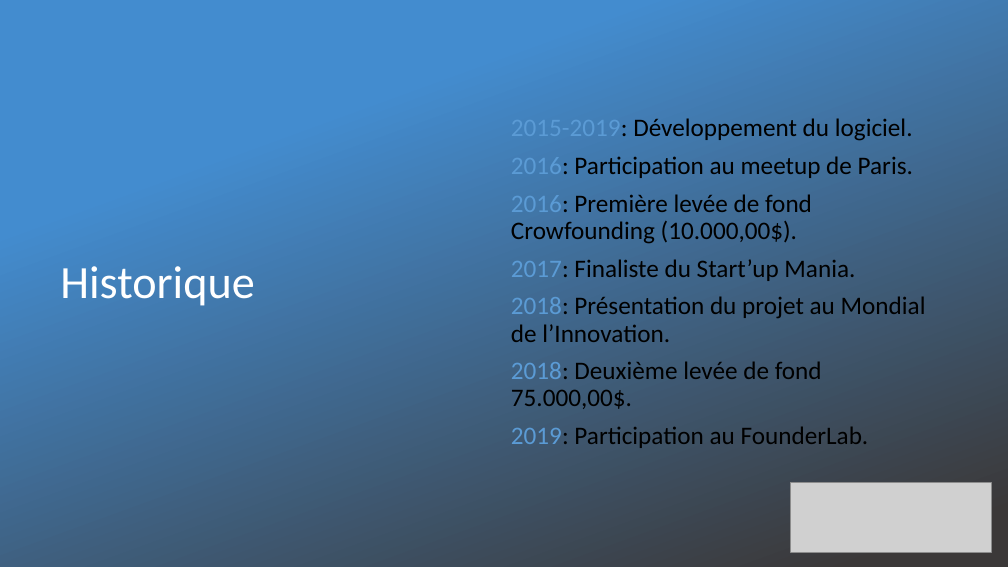
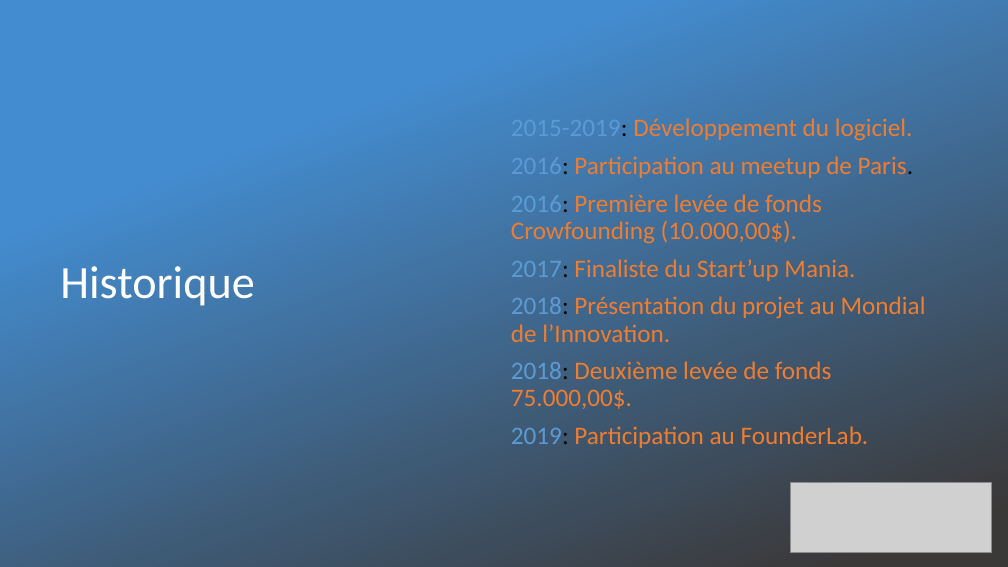
Before and after one commit to jferrier34/B4DIAPO, a slide deck: slide 4 of B4-Diaporama-julien.ferrier-Toulouse.pptx (slide 3 before the commit). Drawn at 1008x567 pixels with LibreOffice and Linux fonts; fonts in the diff are those of the drawing; grey boxes stand for pictures; background and template pictures are left out. Boxes give left, top, right and bottom in pixels: in the first picture for what was removed or moved away, otherwise in the second. Text is boxed around its words. In the diff, an @@ line names an element or a change of style, - is before the commit and + after.

```diff
--- a/B4-Diaporama-julien.ferrier-Toulouse.pptx
+++ b/B4-Diaporama-julien.ferrier-Toulouse.pptx
@@ text at (x1=511, y1=118, x2=926, y2=448): text colour #000000 to #ED7D31 in "Développement du logiciel.", "Participation au meetup de Paris.", "Finaliste du Start’up Mania.", "Présentation du projet au Mondial de l’Innovation." and 1 more places @@
@@ text at (x1=511, y1=194, x2=822, y2=244): text changed; text colour #000000 to #ED7D31 @@
-2016: Première levée de fond Crowfounding (10.000,00$).
+2016: Première levée de fonds Crowfounding (10.000,00$).
@@ text at (x1=511, y1=361, x2=832, y2=409): text changed; text colour #000000 to #ED7D31 @@
-2018: Deuxième levée de fond 75.000,00$.
+2018: Deuxième levée de fonds 75.000,00$.
```
Also in this commit, not shown: 8 other slides changed, 11 slides added, 1 slide removed.
